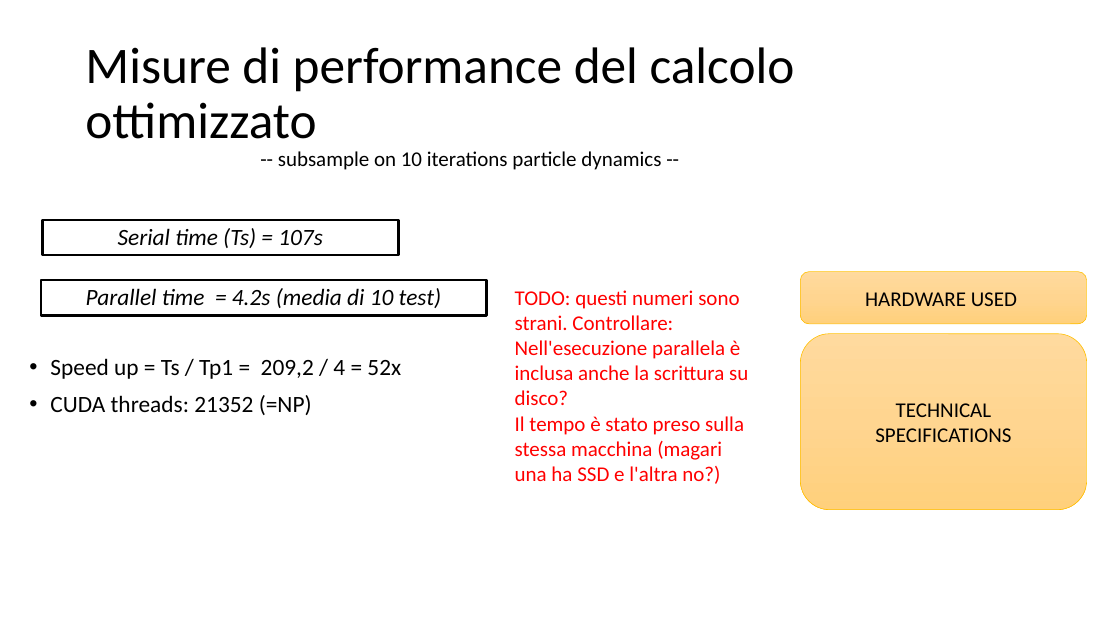
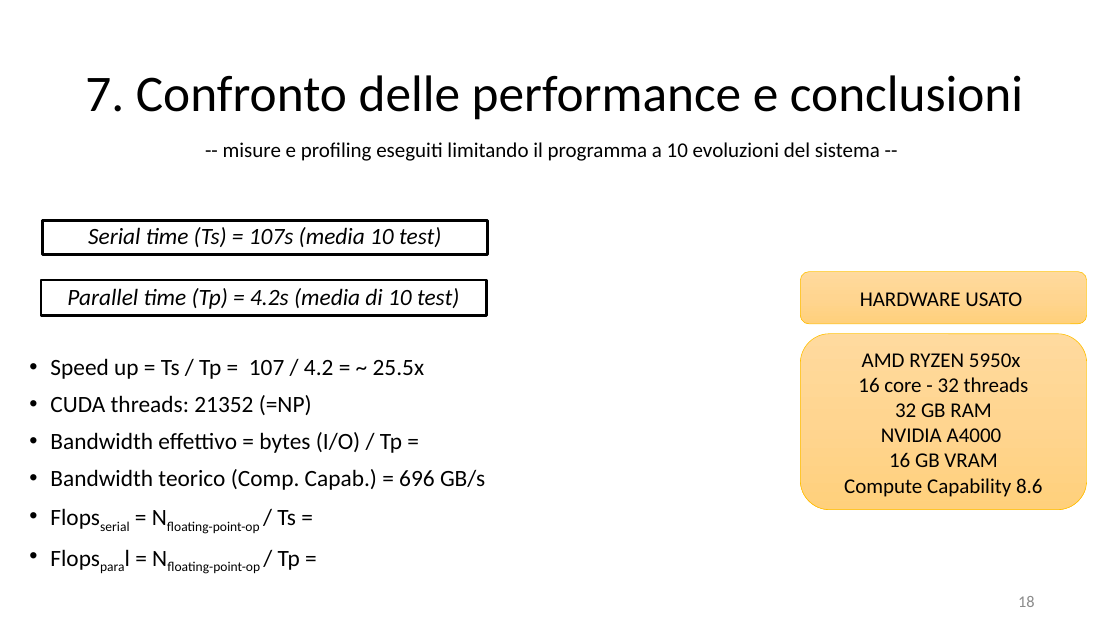
Before and after one commit to piepor/particles-simulation-parallel, a slide deck: slide 18 of presentazione/presentazione.pptx (slide 17 before the commit). Drawn at 1120x630 pixels with LibreOffice and Linux fonts; fonts in the diff are those of the drawing. Boxes give left, top, right and bottom in pixels: in the first picture for what was removed or moved away, otherwise in the second. Text is boxed around its words. In the diff, an @@ line names an element or a change of style, - is before the commit and + after.

```diff
--- a/presentazione/presentazione.pptx
+++ b/presentazione/presentazione.pptx
@@ title at bbox=[85, 75, 1023, 120]: text changed @@
-Misure di performance del calcolo ottimizzato
+7. Confronto delle performance e conclusioni
@@ text at bbox=[223, 142, 880, 161]: text changed @@
--- subsample on 10 iterations particle dynamics --
+-- misure e profiling eseguiti limitando il programma a 10 evoluzioni del sistema --
@@ rectangle "Serial time (Ts) = 107s ...": place and size @@
-rectangle "Serial time (Ts) = 107s ..." at bbox=[43, 220, 399, 255]
+rectangle "Serial time (Ts) = 107s ..." at bbox=[43, 220, 488, 254]
@@ text in rectangle at bbox=[88, 227, 441, 247]: text changed @@
-Serial time (Ts) = 107s
+Serial time (Ts) = 107s (media 10 test)
@@ text in rectangle at bbox=[67, 288, 459, 309]: text changed @@
-Parallel time = 4.2s (media di 10 test)
+Parallel time (Tp) = 4.2s (media di 10 test)
@@ text removed at bbox=[515, 290, 748, 484] @@
-TODO: questi numeri sono strani. Controllare:
-Nell'esecuzione parallela è inclusa anche la scrittura su disco?
-Il tempo è stato preso sulla stessa macchina (magari una ha SSD e l'altra no?)
@@ text in rounded rectangle at bbox=[860, 292, 1022, 306]: text changed @@
-HARDWARE USED
+HARDWARE USATO
@@ text at bbox=[50, 358, 425, 379]: text changed @@
-• Speed up = Ts / Tp1 = 209,2 / 4 = 52x
+• Speed up = Ts / Tp = 107 / 4.2 = ~ 25.5x
@@ text in rounded rectangle at bbox=[844, 353, 1043, 497]: text changed @@
-TECHNICAL
-SPECIFICATIONS
+AMD RYZEN 5950x
+16 core - 32 threads
+32 GB RAM
+NVIDIA A4000
+16 GB VRAM
+Compute Capability 8.6
@@ text at bbox=[50, 432, 485, 574]: paragraphs added @@
+• Bandwidth effettivo = bytes (I/O) / Tp =
+• Bandwidth teorico (Comp. Capab.) = 696 GB/s
+• Flopsserial = Nfloating-point-op / Ts =
+• Flopsparal = Nfloating-point-op / Tp =
@@ page number added at bbox=[1018, 596, 1035, 607], 14 pt, text #8C8C8C @@
+18
```
Also in this commit, not shown: 16 other slides changed, 3 slides added, 4 other files.
